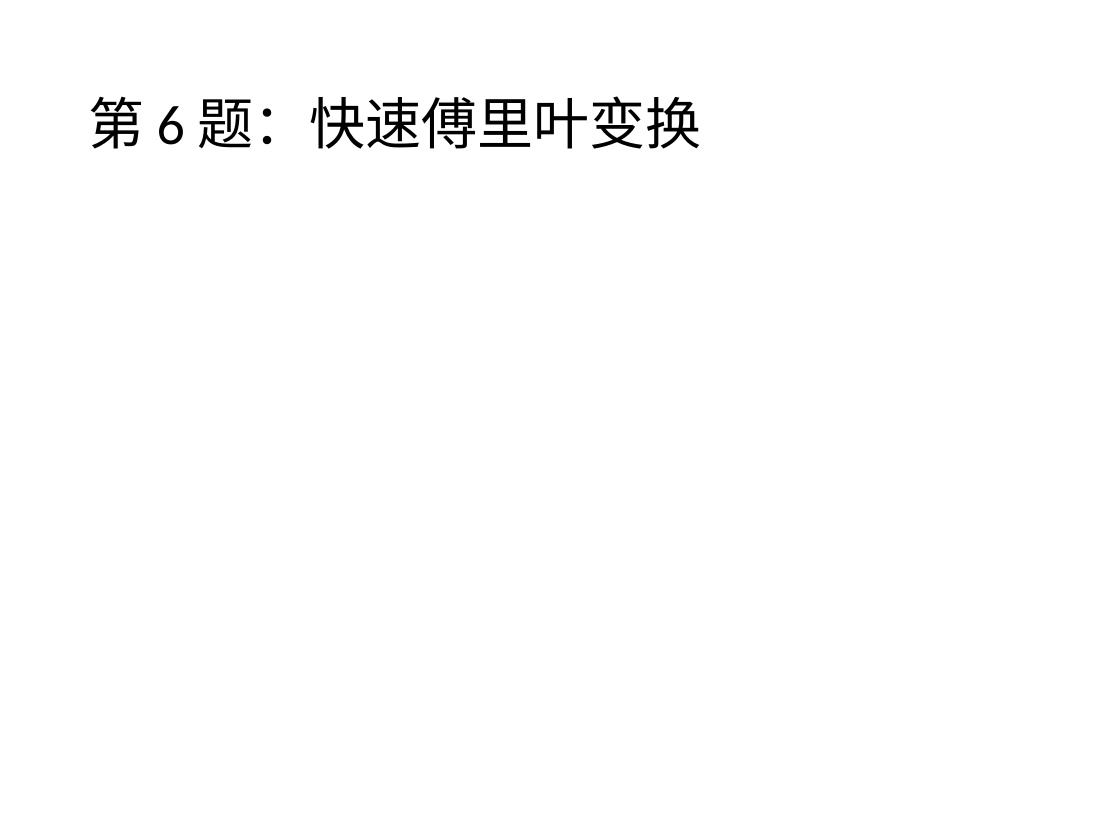
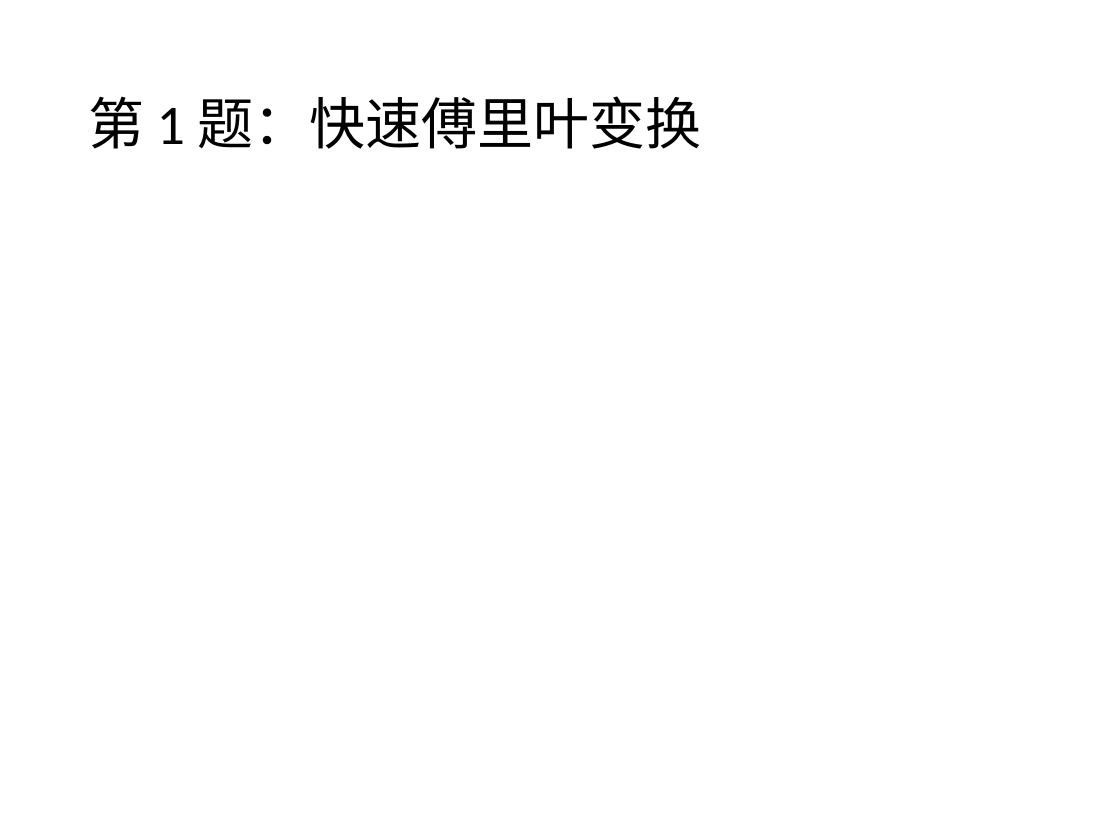
Before and after one commit to 3ki5tj/python-class, a slide deck: slide 2 of exercises/2022-winter-break-problems.pptx (slide 7 before the commit). Drawn at 1120x840 pixels with LibreOffice and Linux fonts; fonts in the diff are those of the drawing; grey boxes stand for pictures. Boxes give left, top, right and bottom in pixels: in the first picture for what was removed or moved away, otherwise in the second. Text is boxed around its words. In the diff, an @@ line names an element or a change of style, - is before the commit and + after.

```diff
--- a/exercises/2022-winter-break-problems.pptx
+++ b/exercises/2022-winter-break-problems.pptx
@@ title at [88,96,702,149]: text changed @@
-第 6 题：快速傅里叶变换
+第 1 题：快速傅里叶变换
```
Also in this commit, not shown: 4 other slides changed, 6 slides added, 3 slides removed, 7 other files.
